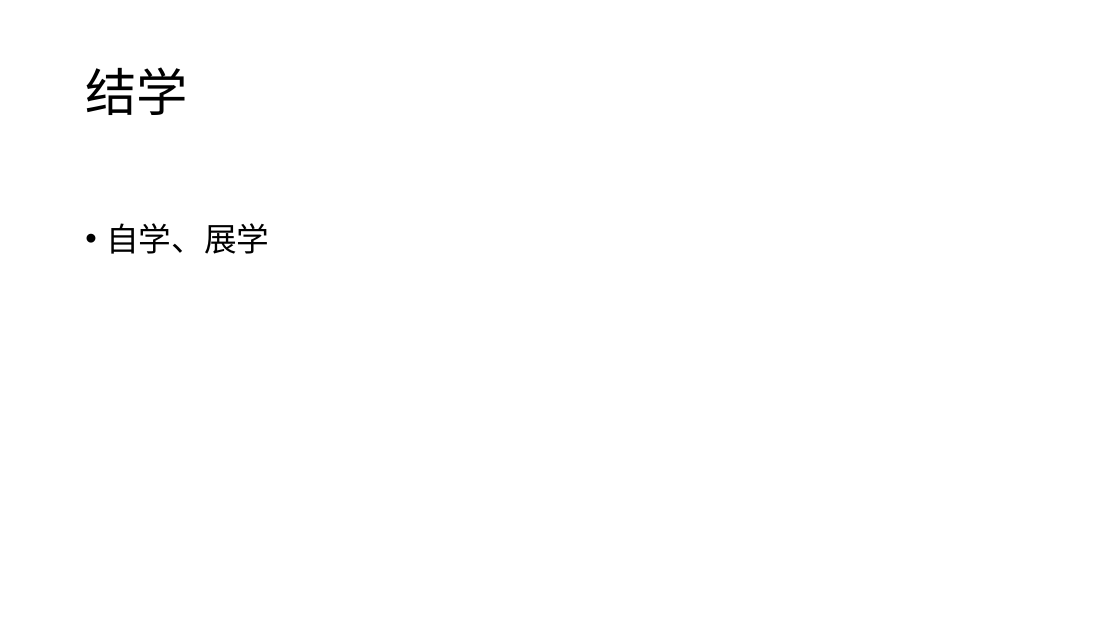
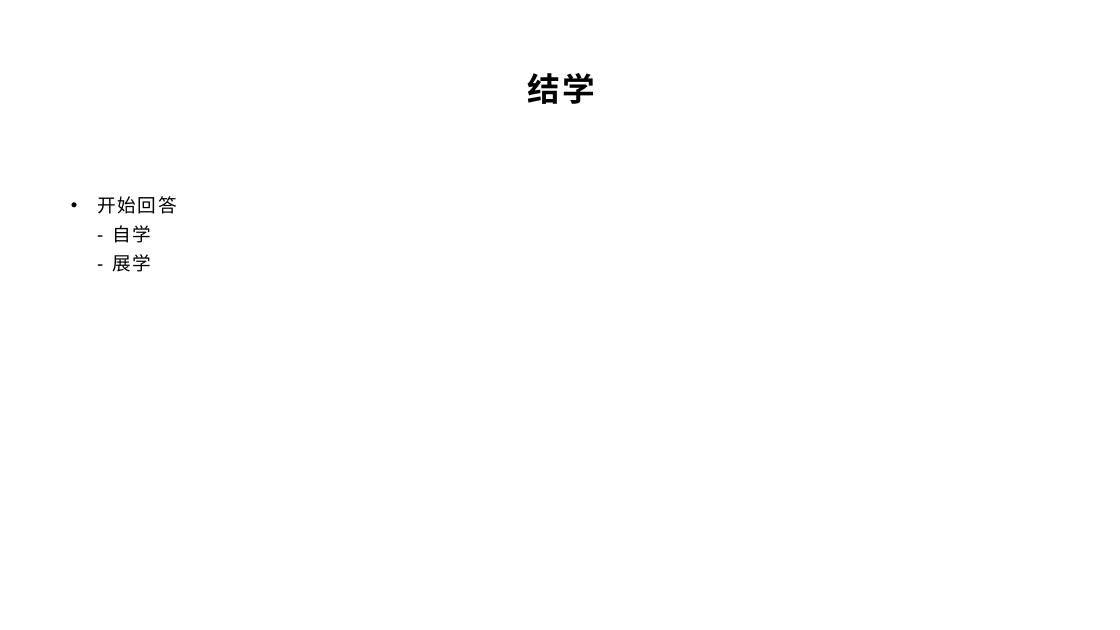
Before and after one commit to yyc-git/ModernGameEngineDesignEdu, a slide deck: slide 7 of 模板.pptx. Drawn at 1120x630 pixels with LibreOffice and Linux fonts; fonts in the diff are those of the drawing; background and template pictures are left out. Boxes give left, top, right and bottom in pixels: in the first picture for what was removed or moved away, otherwise in the second. Text is boxed around its words. In the diff, an @@ line names an element or a change of style, - is before the commit and + after.

```diff
--- a/模板.pptx
+++ b/模板.pptx
@@ title "结学": place and size @@
-title "结学" at bbox=[85, 67, 188, 115]
+title "结学" at bbox=[527, 73, 595, 104]
@@ title "结学" at bbox=[527, 73, 595, 104]: size 44 to 28 pt, font Calibri to Arial, letter spacing 0 to 2 pt, bold on; alignment left to centre; line spacing 0.9 to 1 @@
@@ text at bbox=[97, 196, 177, 272]: text changed; size 28 to 16 pt; font Calibri to Arial @@
-• 自学、展学
+• 开始回答
+  - 自学
+  - 展学
```
Also in this commit, not shown: 7 other slides changed, 9 slides added, 7 slides removed, 5 other files.
